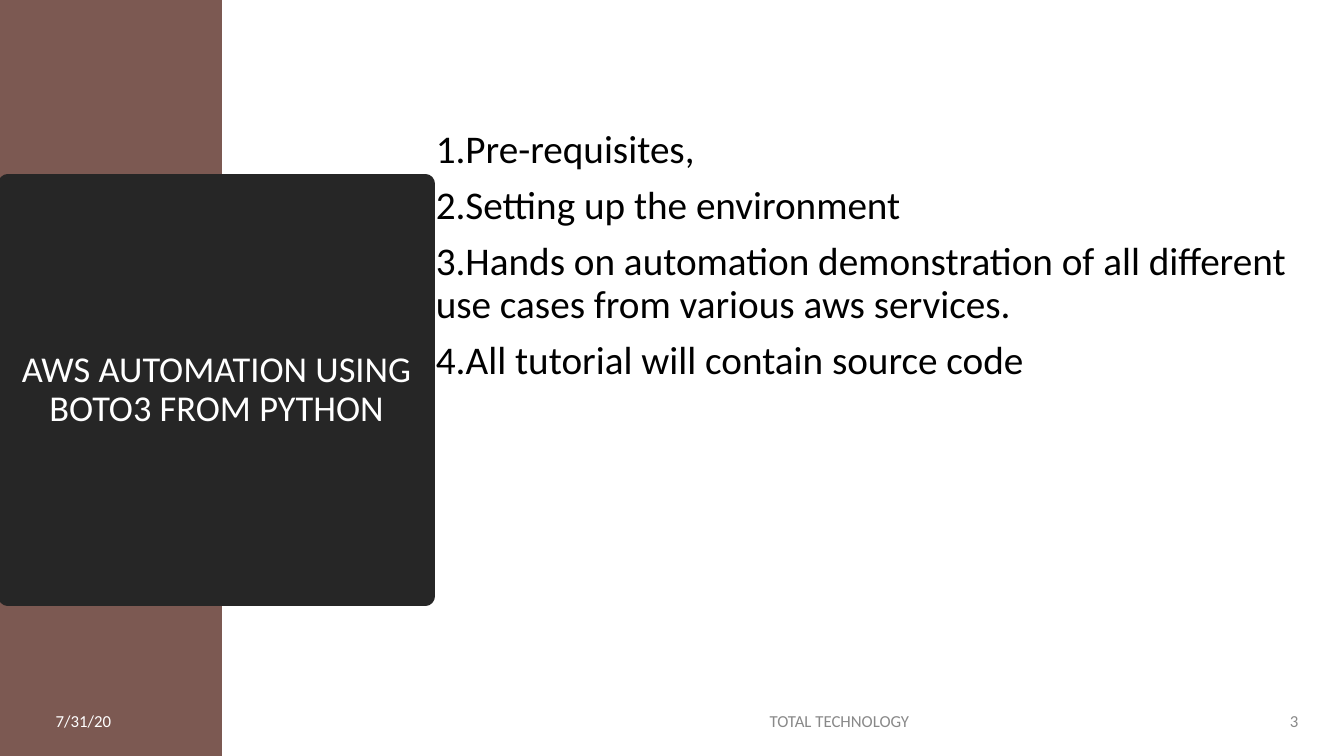
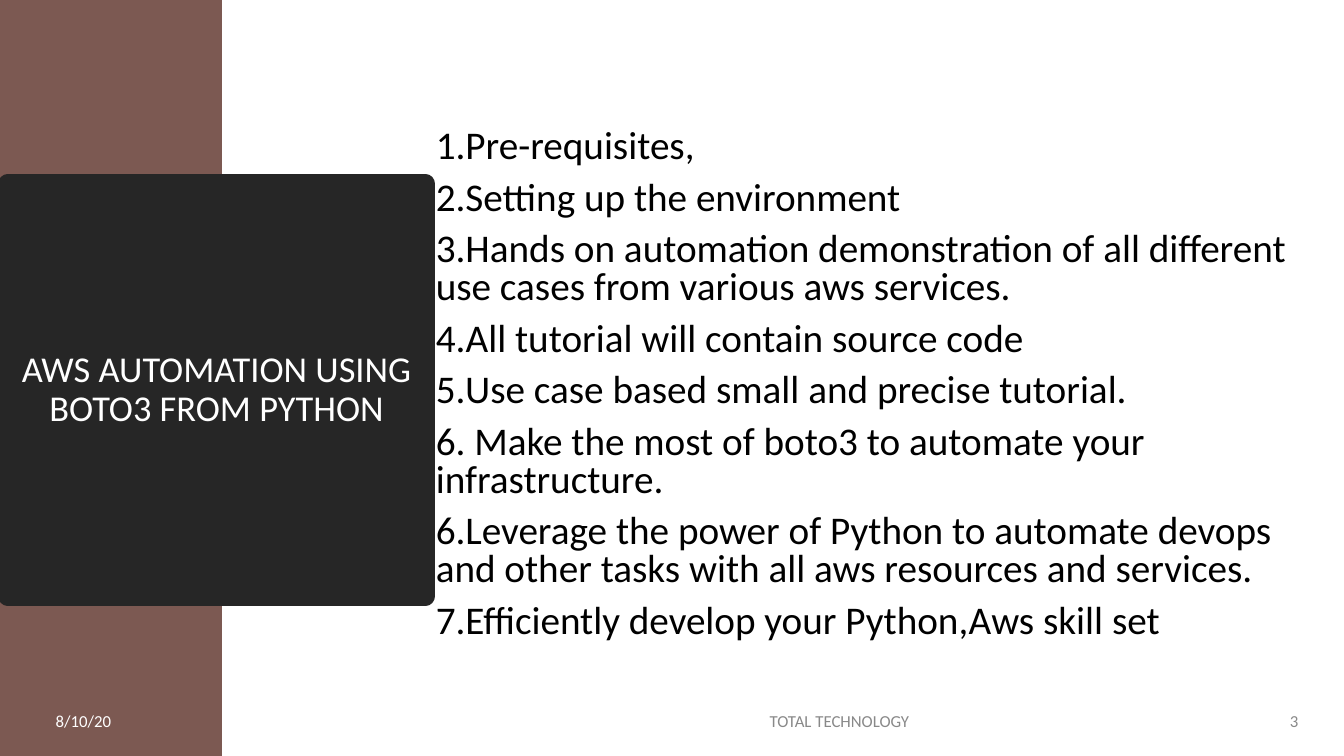
Before and after one commit to ronidas39/awsboto3, a slide deck: slide 3 of AWS_Automation_Tutorial_Intro.pptx. Drawn at 1344x756 pixels with LibreOffice and Linux fonts; fonts in the diff are those of the drawing. Boxes give left, top, right and bottom in pixels: in the first picture for what was removed or moved away, otherwise in the second. Text is boxed around its words. In the diff, an @@ line names an element or a change of style, - is before the commit and + after.

Commit message:
tutorial 11

```diff
--- a/AWS_Automation_Tutorial_Intro.pptx
+++ b/AWS_Automation_Tutorial_Intro.pptx
@@ text at <box>436,132,1286,353</box>: line spacing 0.9 to 0.8 @@
@@ text at <box>436,375,1271,641</box>: paragraphs added @@
+5.Use case based small and precise tutorial.
+6. Make the most of boto3 to automate your infrastructure.
+6.Leverage the power of Python to automate devops and other tasks with all aws resources and services.
+7.Efficiently develop your Python,Aws skill set
@@ text at <box>56,715,111,728</box>: text changed @@
-7/31/20
+8/10/20
```
Also in this commit, not shown: 3 other slides changed, 1 slide added, 5 other files.
